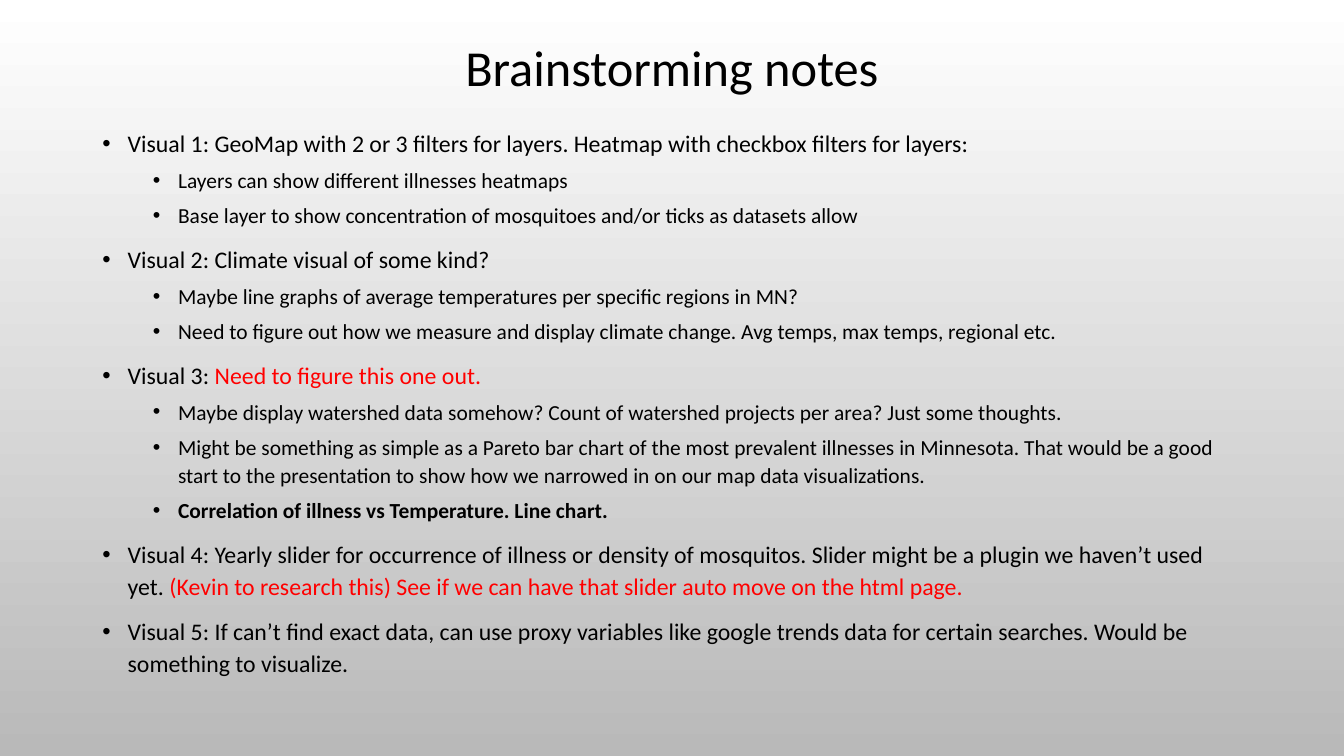
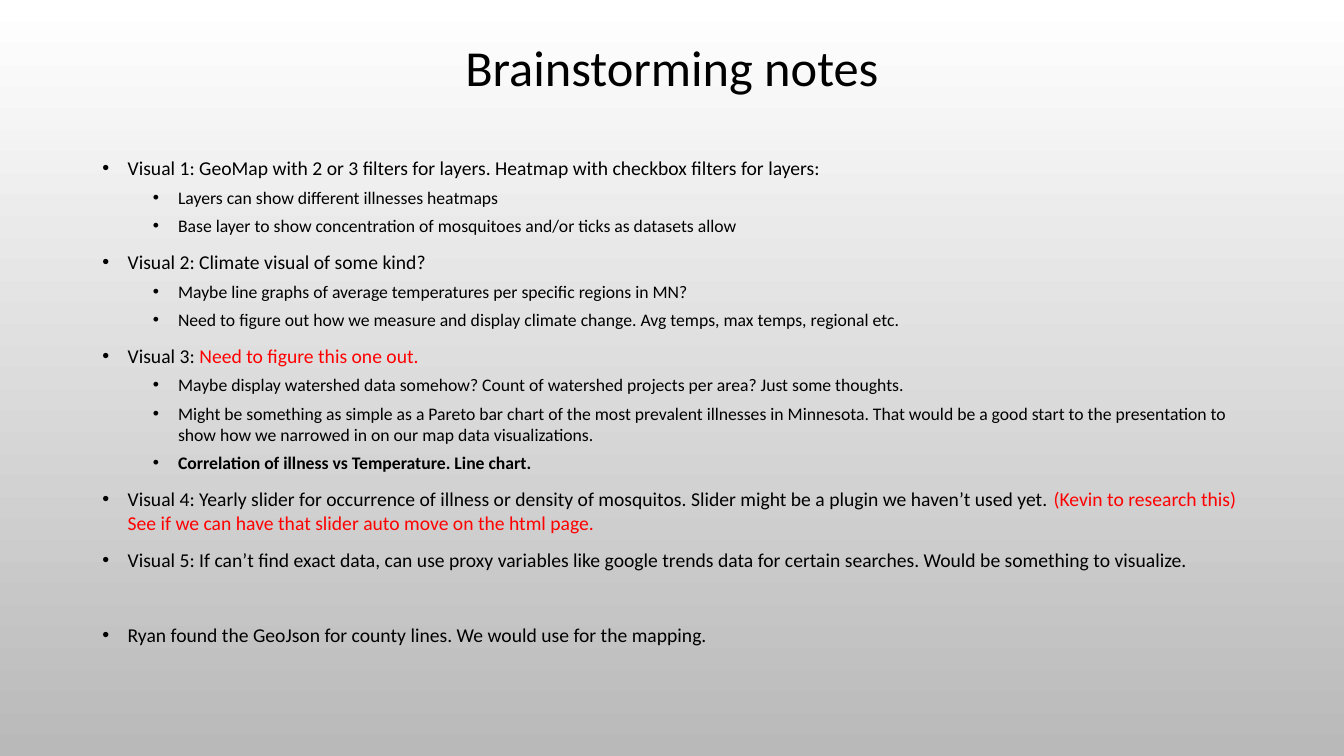
Before and after one commit to Evdawg/Project_3_Mosquito-borne_Diseases, a slide deck: slide 3 of Project_3_outline.pptx. Drawn at 1344x756 pixels with LibreOffice and Linux fonts; fonts in the diff are those of the drawing; background and template pictures are left out. Boxes give left, top, right and bottom in pixels: in the first picture for what was removed or moved away, otherwise in the second. Text is boxed around its words. In the diff, an @@ line names an element or a change of style, - is before the commit and + after.

```diff
--- a/Project_3_outline.pptx
+++ b/Project_3_outline.pptx
@@ text at [128,161,1236,571]: size 17 to 14 pt in "Visual 1: GeoMap with 2 or 3 ...", "Visual 2: Climate visual of some kind?", "Visual 3: Need to figure this one ...", "Visual 4: Yearly slider for occurrence of ..." and 1 more places; size 15.3 to 12.6 pt in "Layers can show different illnesses heatmaps", "Base layer to show concentration of mosquitoes ...", "Maybe line graphs of average temperatures per ...", "Need to figure out how we measure ..." and 3 more places; line spacing 1.1 to 1 @@
@@ text at [128,628,707,646]: paragraph added @@
+• Ryan found the GeoJson for county lines. We would use for the mapping.
```
Also in this commit, not shown: 1 other slide changed.
